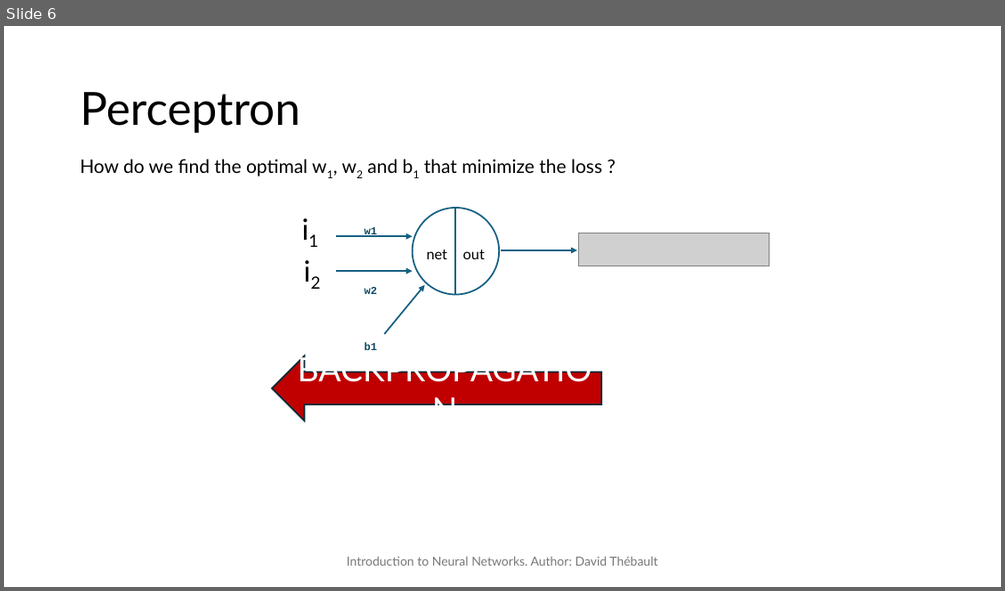
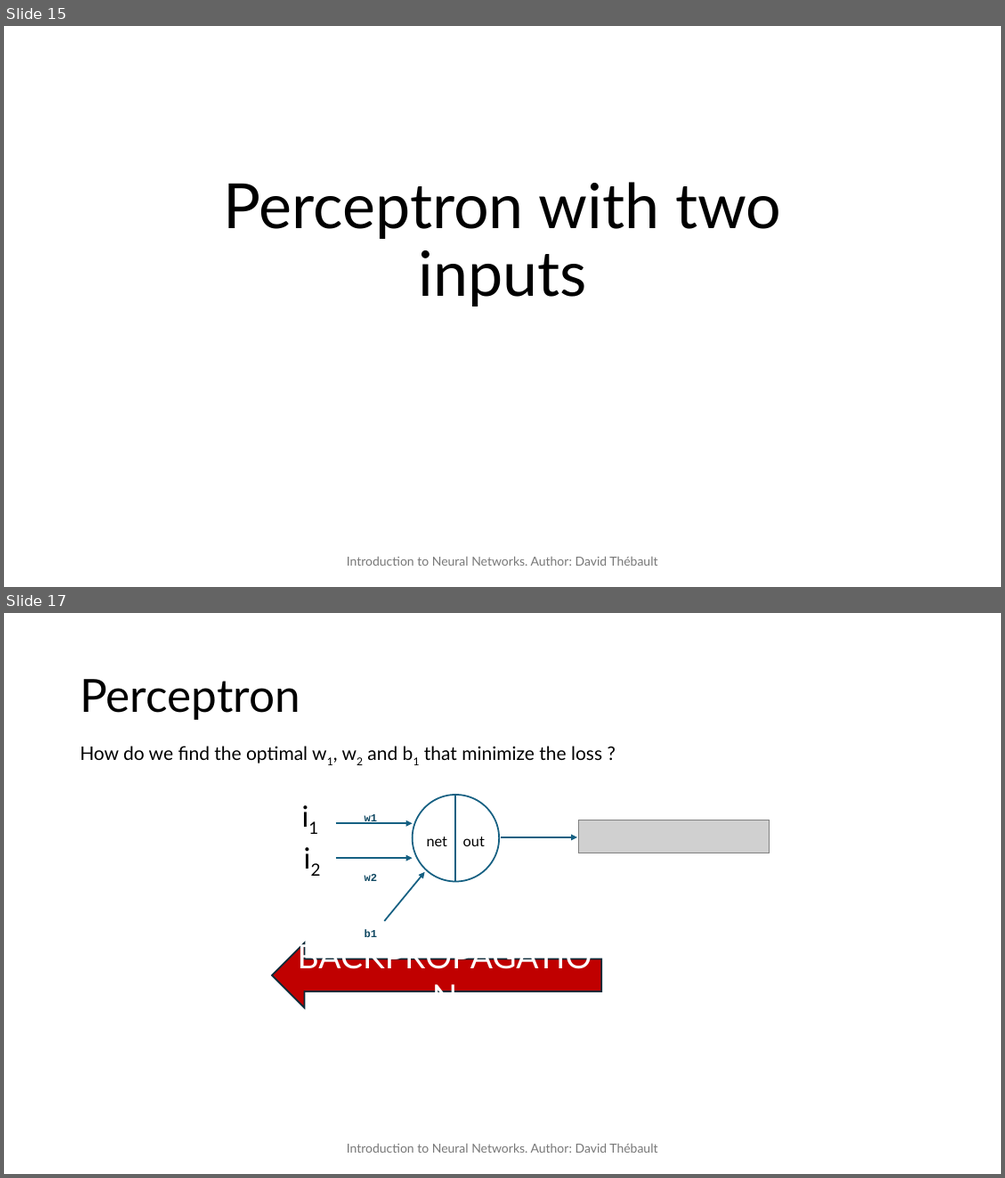
Before and after one commit to David-Tbo/NN, a slide deck: PPT/Intro_NN.pptx. Shown one above the other, each under a label of ours: slide 6 before the commit, slides 15 and 17 after it; the slides between them are not shown. The pictures are 1005x591 and 1005x1178 pixels, drawn with LibreOffice and Linux fonts; fonts in the diff are those of the drawing; grey boxes stand for pictures. Boxes give left, top, right and bottom in pixels: in the first picture for what was removed or moved away, otherwise in the second. Text is boxed around its words. In the diff, an @@ line names an element or a change of style, - is before the commit and + after.

```diff
--- a/PPT/Intro_NN.pptx
+++ b/PPT/Intro_NN.pptx
@@ slide 15 added at (4, 26, 1001, 587), background #FFFFFF @@
@@ title added at (223, 182, 781, 306), 60 pt, text #000000 @@
+Perceptron with two inputs
@@ text added at (347, 556, 657, 565), 12 pt, text #797979 @@
+Introduction to Neural Networks. Author: David Thébault
@@ what was slide 6 is now slide 17 @@
```
Also in this commit, not shown: 5 slides changed, 17 other slides added.
